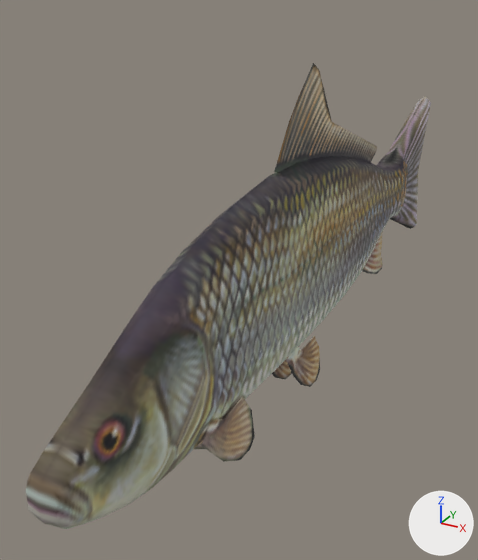
A saved change to the OBJ model My3D/art/fish.obj.
Before and after are seen from a camera (50 mm lens) standing at (-1.08, -4.47, 1.59) and looking at (-2.97, -1.03, -0.13). Arrows for +X, +Y and +Z are at lower right; the lights stay in place. Where no turn or scale is listed for an object, it has been applied to the vertices.

Objects in the first picture: 'fish_Cube'.
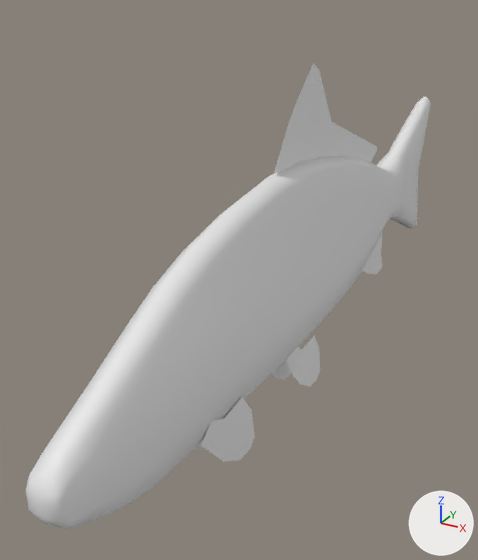
The change, as JSON lines over the scene's bpy script:
```json
{"block": "me_fish_cube", "where": "me_fish_cube.from_pydata(...)  # 373 vertices, 336 faces; spans x -2.71..-2.47, y -3.2..1.86, z -0.87..1.21"}
{"op": "remove", "block": "me_fish_cube", "code": "me_fish_cube.materials.append(mat_material)  # picture img_fish_texture_png"}
```

What differs and where, as boxes [x1, y1, x2, y2] in the pictures (478 x 560 px):
```json
{"object": "fish_Cube", "change": "recoloured", "before": [26, 63, 431, 529], "after": [26, 63, 431, 529]}
```
